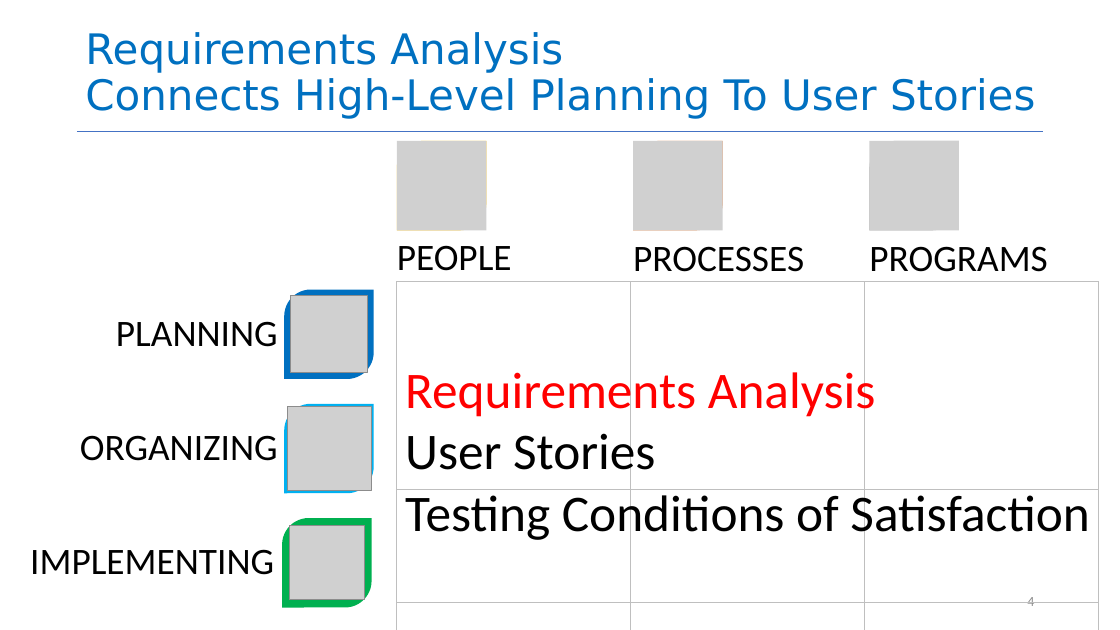
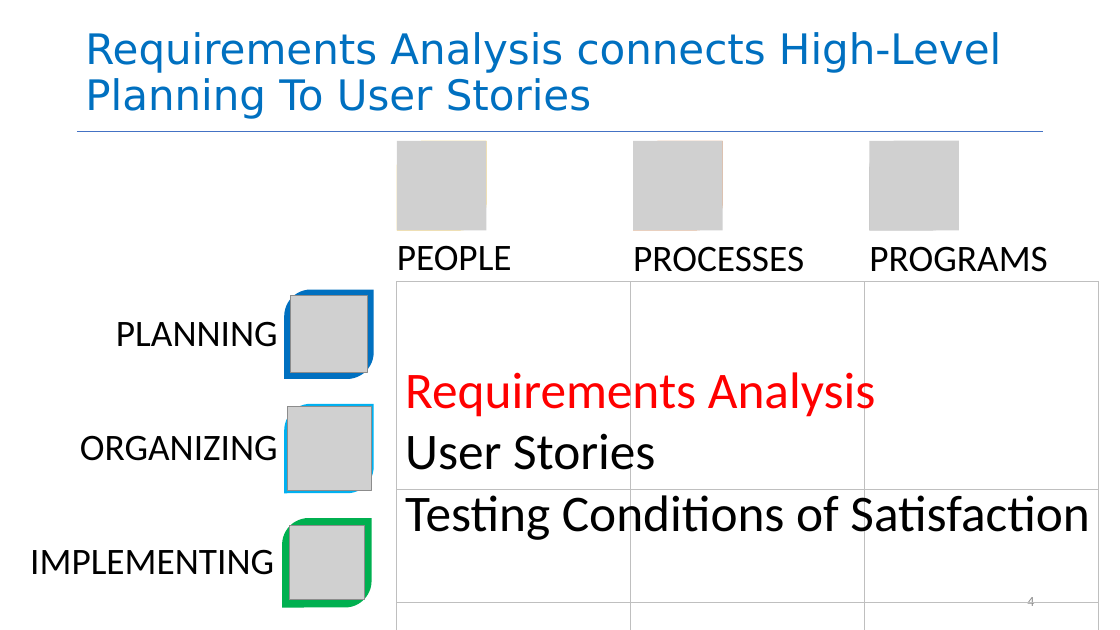
Before and after one commit to rimshaTest/CS4530-Spring-2026, a slide deck: slide 4 of Slides/Module 02.1 Requirements Analysis.pptx. Drawn at 1120x630 pixels with LibreOffice and Linux fonts; fonts in the diff are those of the drawing; grey boxes stand for pictures. Boxes give left, top, right and bottom in pixels: in the first picture for what was removed or moved away, otherwise in the second. Text is boxed around its words. In the diff, an @@ line names an element or a change of style, - is before the commit and + after.

```diff
--- a/Slides/Module 02.1 Requirements Analysis.pptx
+++ b/Slides/Module 02.1 Requirements Analysis.pptx
@@ title at (x1=85, y1=32, x2=1001, y2=119): text changed @@
-Requirements Analysis
-Connects High-Level Planning To User Stories
+Requirements Analysis connects High-Level Planning To User Stories
```
Also in this commit, not shown: 5 other slides changed, 4 other files.
